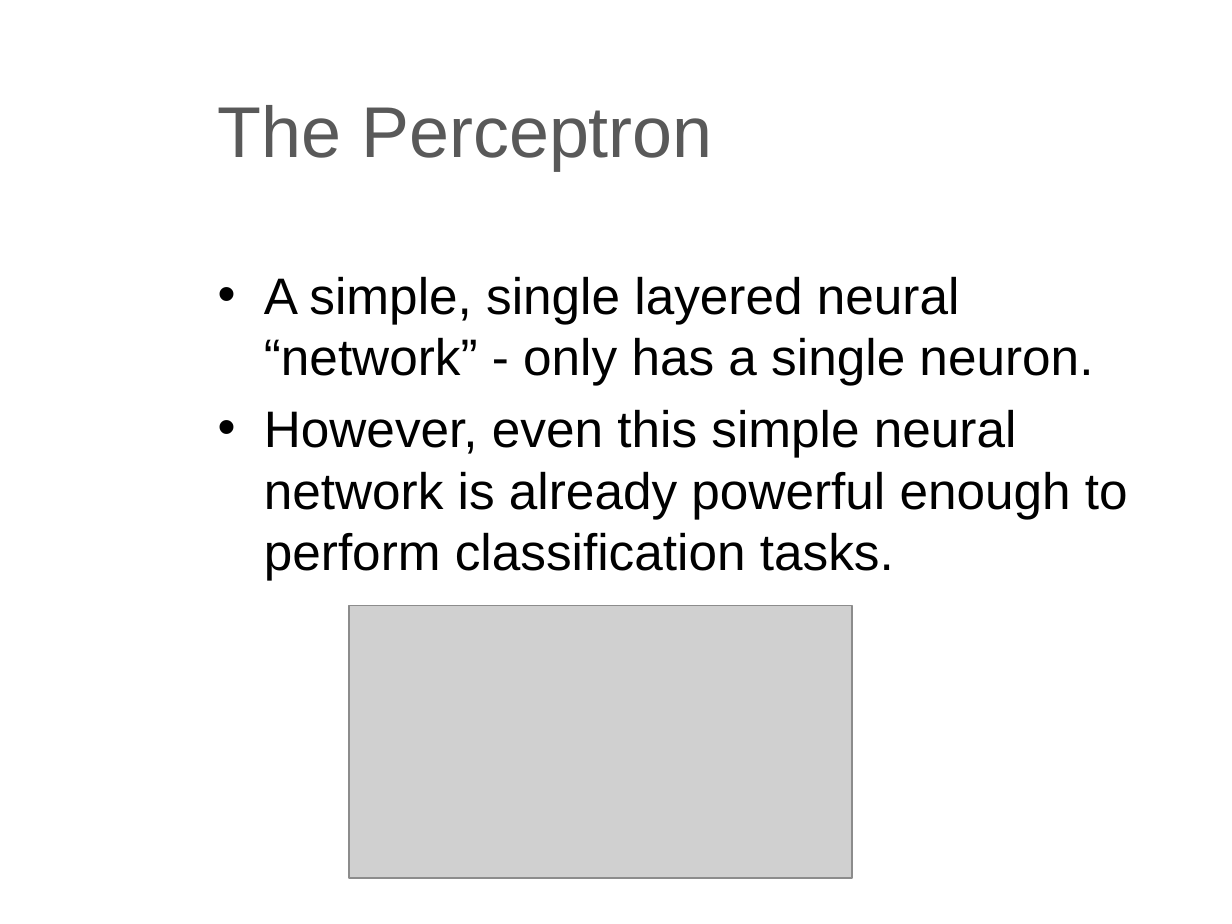
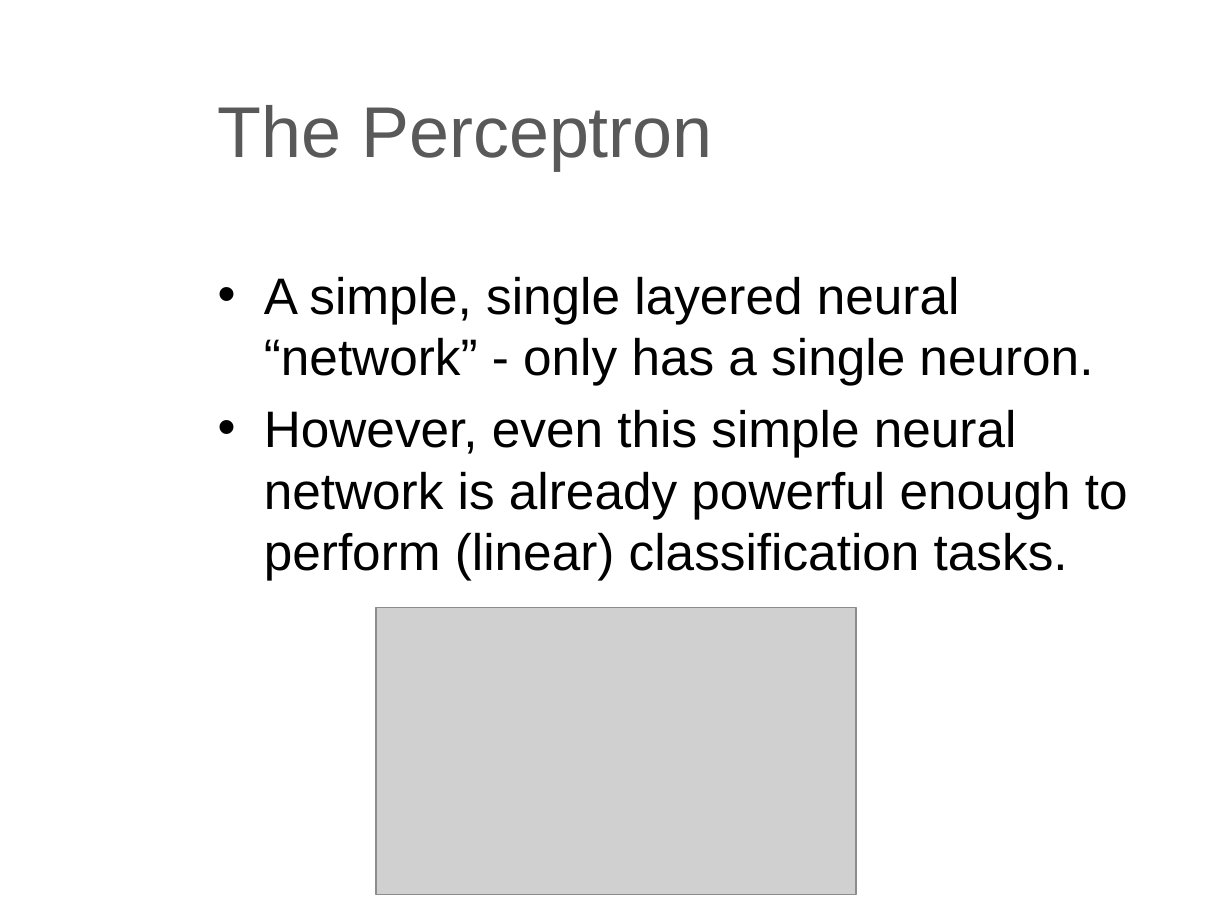
Before and after one commit to lutzhamel/CSC310, a slide deck: slide 3 of notes/14-ANN.pptx. Drawn at 1232x924 pixels with LibreOffice and Linux fonts; fonts in the diff are those of the drawing; grey boxes stand for pictures. Boxes give left, top, right and bottom in pixels: in the first picture for what was removed or moved away, otherwise in the second. Text is boxed around its words. In the diff, an @@ line names an element or a change of style, - is before the commit and + after.

```diff
--- a/notes/14-ANN.pptx
+++ b/notes/14-ANN.pptx
@@ text at (264, 409, 1128, 580): text changed @@
-• However, even this simple neural network is already powerful enough to perform classification tasks.
+• However, even this simple neural network is already powerful enough to perform (linear) classification tasks.
@@ picture: place and size @@
-picture at (349, 606, 851, 878)
+picture at (376, 607, 856, 894)
```
Also in this commit, not shown: 9 other slides changed, 3 other files.
